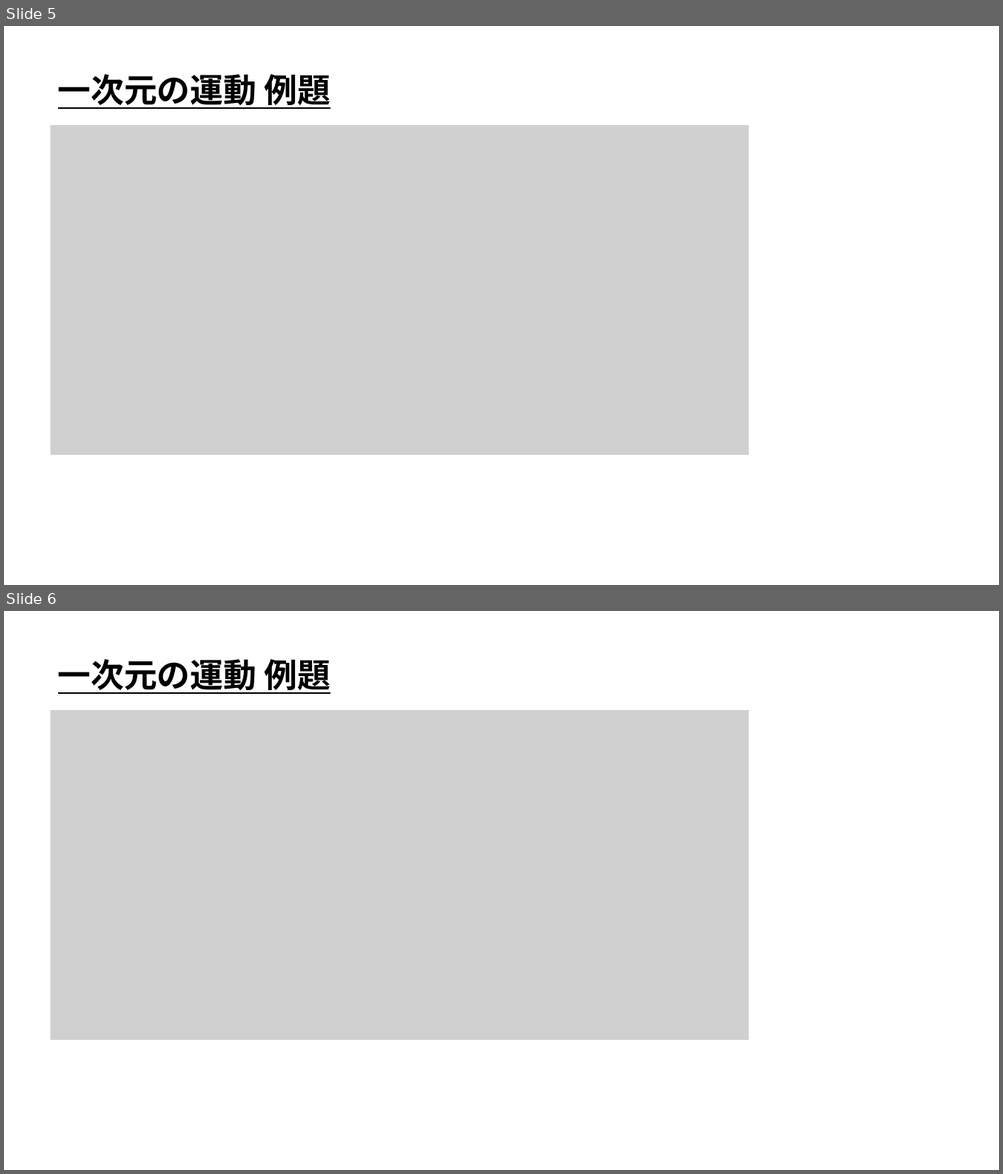
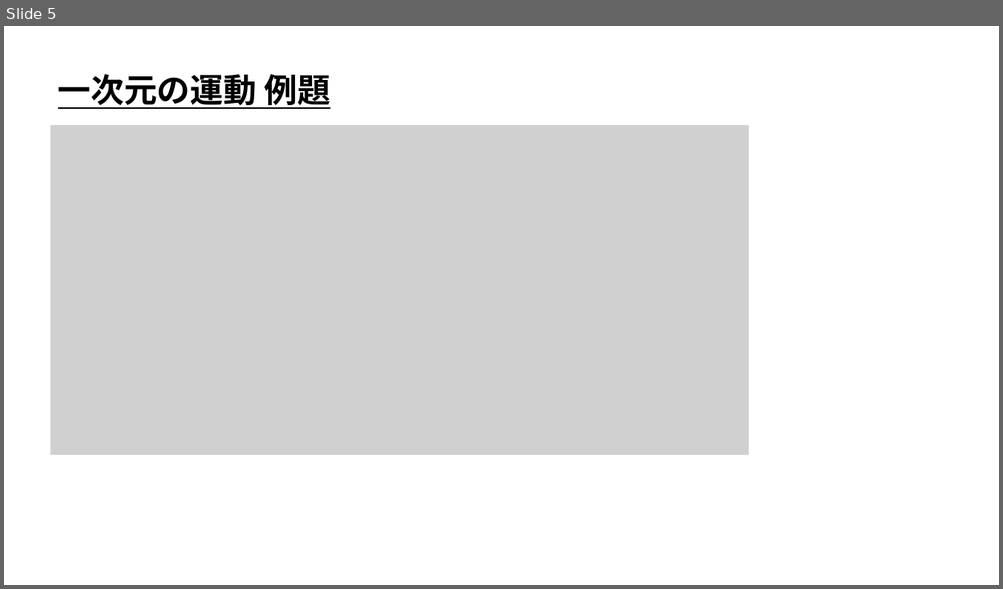
Before and after one commit to ArakiYusuke-Ohara/Textbook, a slide deck: ゲーム科2年/00_前期/ゲーム開発Ⅰ/ゲーム物理学/座学/07_一次元の運動.pptx. Shown one above the other, each under a label of ours: slides 5 and 6 before the commit, slide 5 after it. The pictures are 1003x1174 and 1003x589 pixels, drawn with LibreOffice and Linux fonts; fonts in the diff are those of the drawing; grey boxes stand for pictures. Boxes give left, top, right and bottom in pixels: in the first picture for what was removed or moved away, otherwise in the second. Text is boxed around its words. In the diff, an @@ line names an element or a change of style, - is before the commit and + after.

```diff
--- a/ゲーム科2年/00_前期/ゲーム開発Ⅰ/ゲーム物理学/座学/07_一次元の運動.pptx
+++ b/ゲーム科2年/00_前期/ゲーム開発Ⅰ/ゲーム物理学/座学/07_一次元の運動.pptx
@@ slide 6 removed at bbox=[4, 611, 999, 1170], background #FFFFFF @@
@@ text removed at bbox=[58, 659, 331, 694] @@
-一次元の運動 例題
@@ picture removed at bbox=[51, 710, 748, 1040] @@
```
Also in this commit, not shown: 1 other file.
